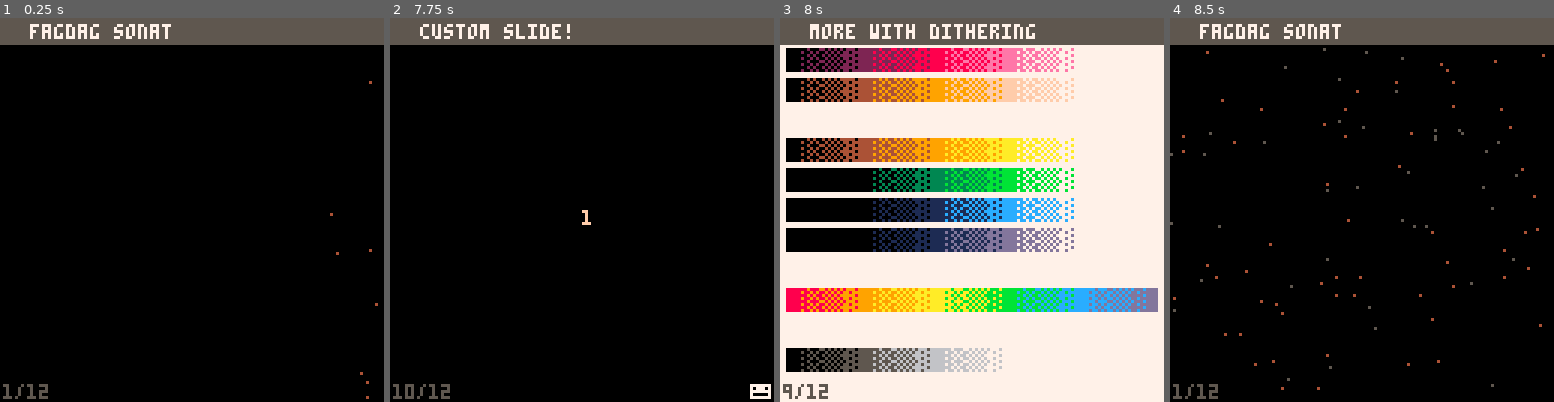
Above: before the commit, frames 1-4 (left to right).
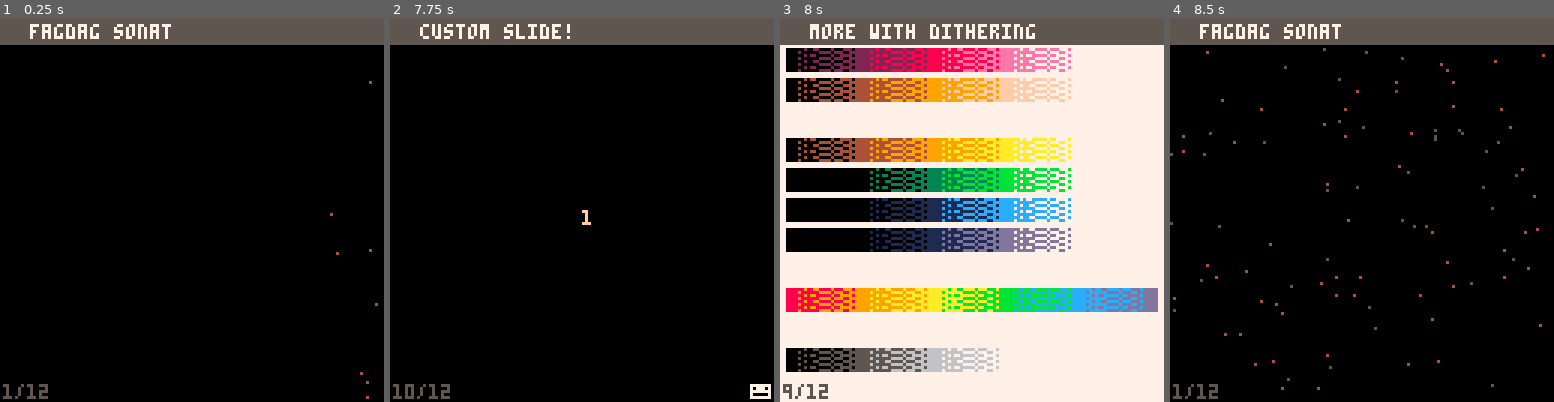
Above: after the commit, the same moments.

Repository: Sonat-Consulting/fagdag-pico8
Game: PICO-8 cartridge planlegging/playground/slides.p8
Two runs of this game, one before a commit and one after it. Both use one fixed random seed, a clock stepped at 60 frames per second and the inputs below.
Inputs:
- Up to frame 1 (0.25 s): no input
- Up to frame 2 (7.75 s): tap O (Z key) at 0.33, 1.07, 2.22, 3.72, 5.22, 6.72 s; tap Down at 0.7 s; tap X (X key) at 1.43, 2.07, 2.82, 3.57, 4.32, 5.07, 5.82, 6.57, 7.32 s; hold Up 1.97-2.63 s; hold Right 2.68-3.02 s; hold Down 3.07-3.73 s; hold Left 3.78-4.12 s; hold Up 4.17-4.5 s; hold Left 4.55-5.05 s; hold Right 5.1-5.93 s; hold Up 5.98-6.65 s; hold Right 6.7-7.03 s; hold Down from 7.08 s (still down)
- Up to frame 3 (8 s): release Down at 7.75 s; hold Left from 7.8 s (still down)
- Up to frame 4 (8.5 s): tap X (X key) at 8.07 s; release Left at 8.13 s; hold Up from 8.18 s (still down); tap O (Z key) at 8.22 s

Frames 1-2 are identical in both runs. In frame 3, 17% of the frame differs, in the area x 4-96%, y 7-93%; in frame 4, nothing differs.

Commit message:
temporal dithering

Diff:
--- a/planlegging/playground/slides.p8
+++ b/planlegging/playground/slides.p8
@@ -140,6 +140,19 @@
 	return makecustomslide("♥♥♥♥♥♥♥♥♥♥♥♥", init, draw)
 end
 
+function bshl(num, spaces)
+	local shifted = num
+	for i=0,spaces - 1 do
+		local mask = 0b1000000000000000
+		local firstbitset = band(mask, shifted) != 0
+		shifted = shl(shifted,1)
+		if firstbitset then
+			shifted = bor(shifted,1)
+		end
+	end
+	return shifted
+end
+
 function colors()
 	local draw = function()
 		cls(7)
@@ -152,8 +165,11 @@
 	return makecustomslide("16 colors", nil, draw)
 end
 
+
 function dithering()
+	local t = 0
 	local draw = function()
+		t += 1
 		cls(7)
 		local blends = {
 			0b1111111111111111,
@@ -195,9 +211,9 @@
 				x += width
 			else
 				for blend in all(blends) do
-				fillp(blend)
-				rectfill(x, y, x + width - 1, y + height - 1, from * 16 + to)
-				x += width
+					fillp(bshl(blend, (t/4)%16))
+					rectfill(x, y, x + width - 1, y + height - 1, from * 16 + to)
+					x += width
 				end
 			end
 			end
